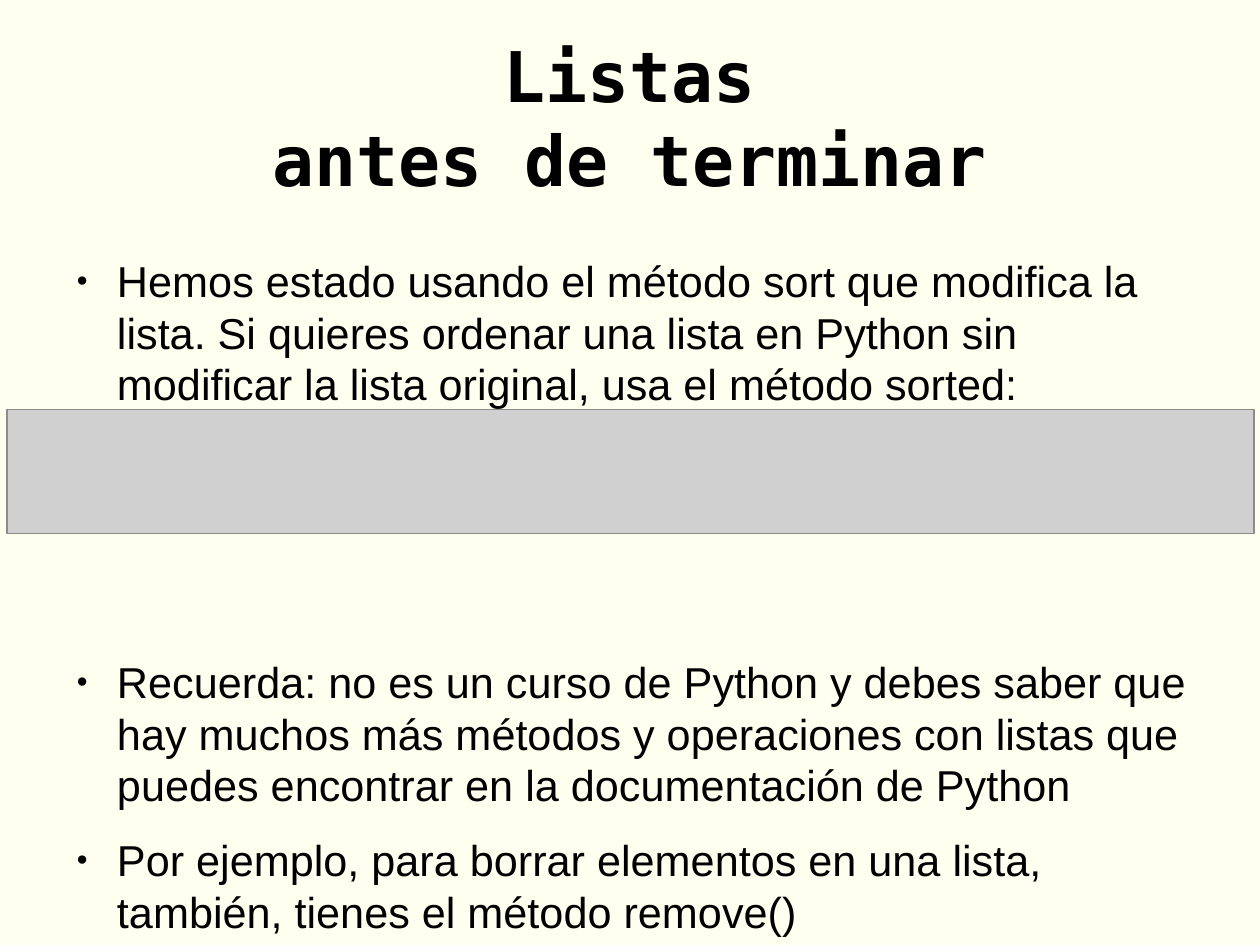
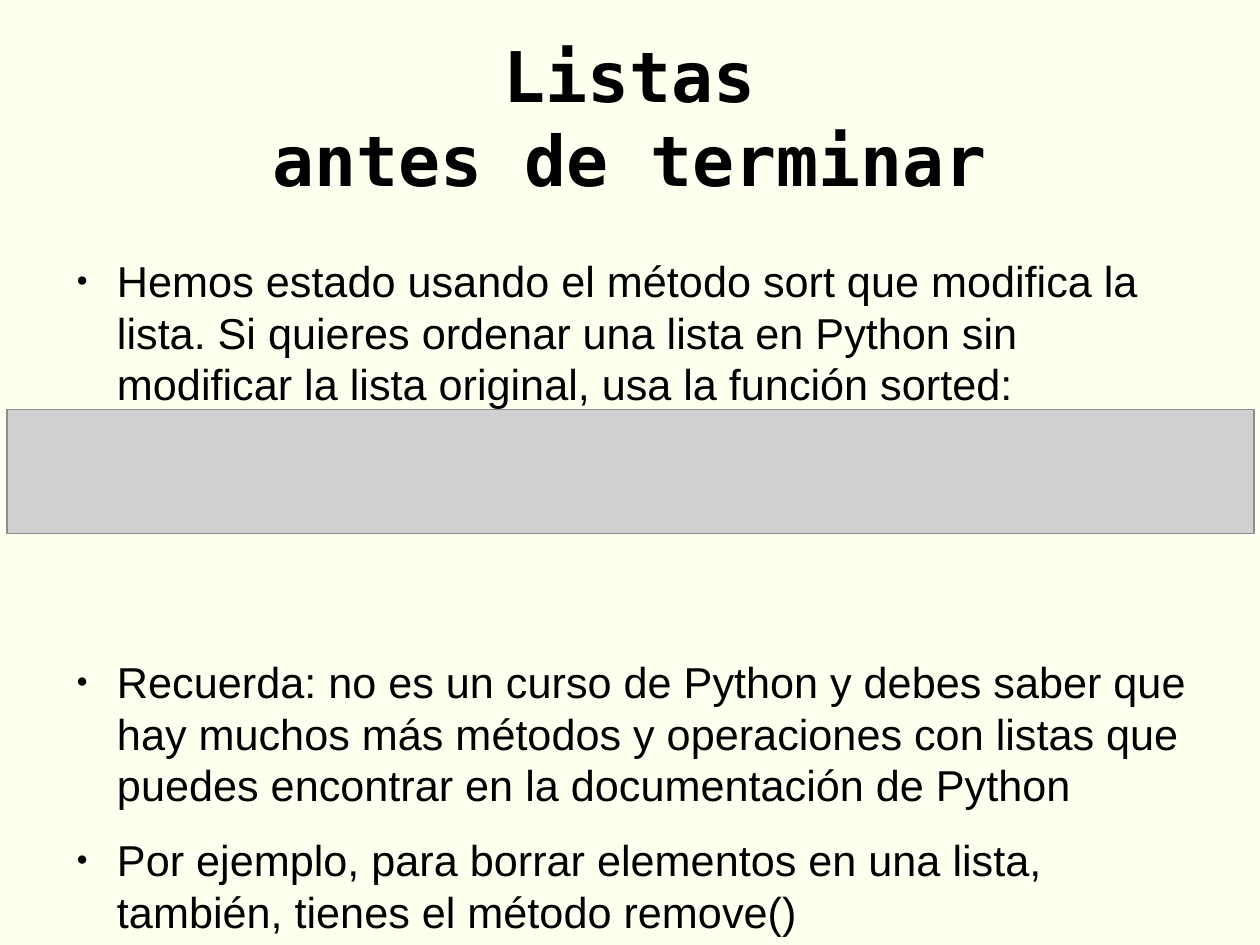
Before and after one commit to rgmf/dwes, a slide deck: slide 18 of unidades/01_introduccion_a_python/presentacion/03_lists_stacks_sets.odp. Drawn at 1260x945 pixels with LibreOffice and Linux fonts; fonts in the diff are those of the drawing; grey boxes stand for pictures. Boxes give left, top, right and bottom in pixels: in the first picture for what was removed or moved away, otherwise in the second. Text is boxed around its words. In the diff, an @@ line names an element or a change of style, - is before the commit and + after.

Commit message:
Unit 1: fixed presentation mistake.

```diff
--- a/unidades/01_introduccion_a_python/presentacion/03_lists_stacks_sets.odp
+++ b/unidades/01_introduccion_a_python/presentacion/03_lists_stacks_sets.odp
@@ text at <box>117,265,1138,409</box>: text changed @@
-● Hemos estado usando el método sort que modifica la lista. Si quieres ordenar una lista en Python sin modificar la lista original, usa el método sorted:
+● Hemos estado usando el método sort que modifica la lista. Si quieres ordenar una lista en Python sin modificar la lista original, usa la función sorted:
```
